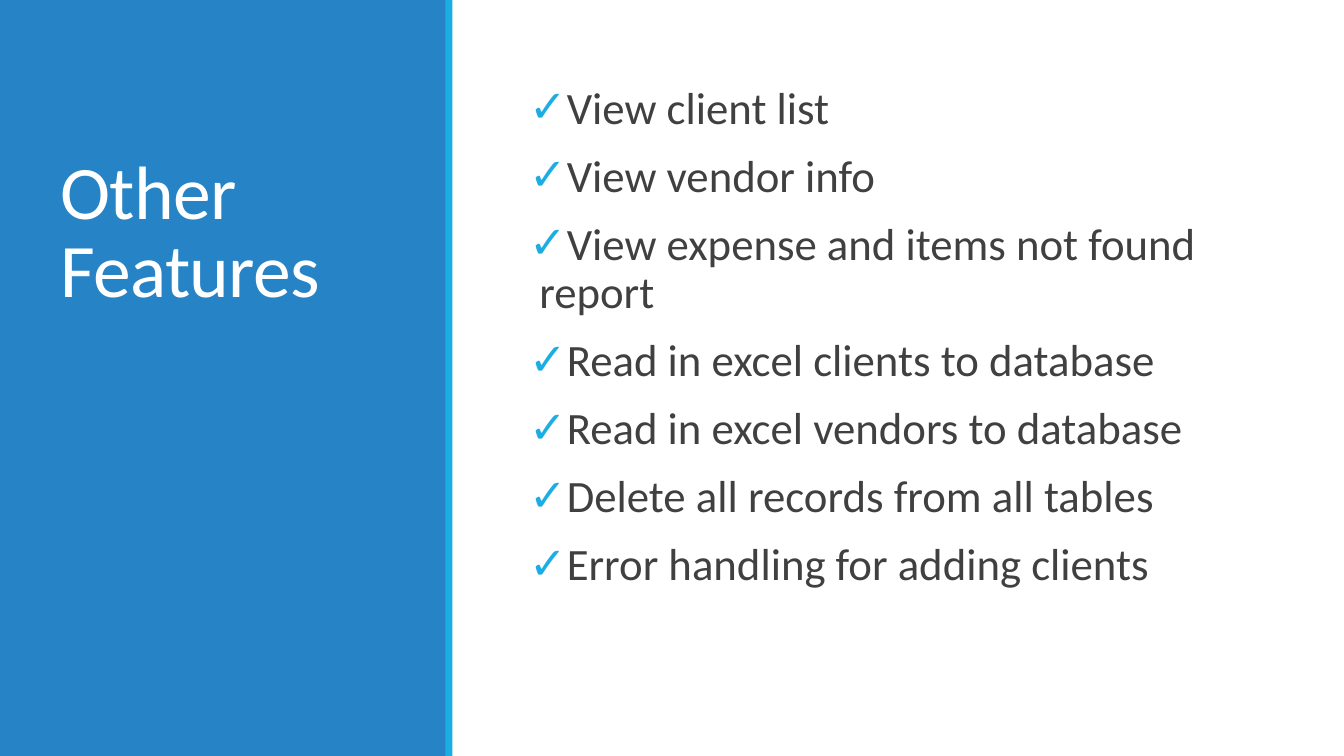
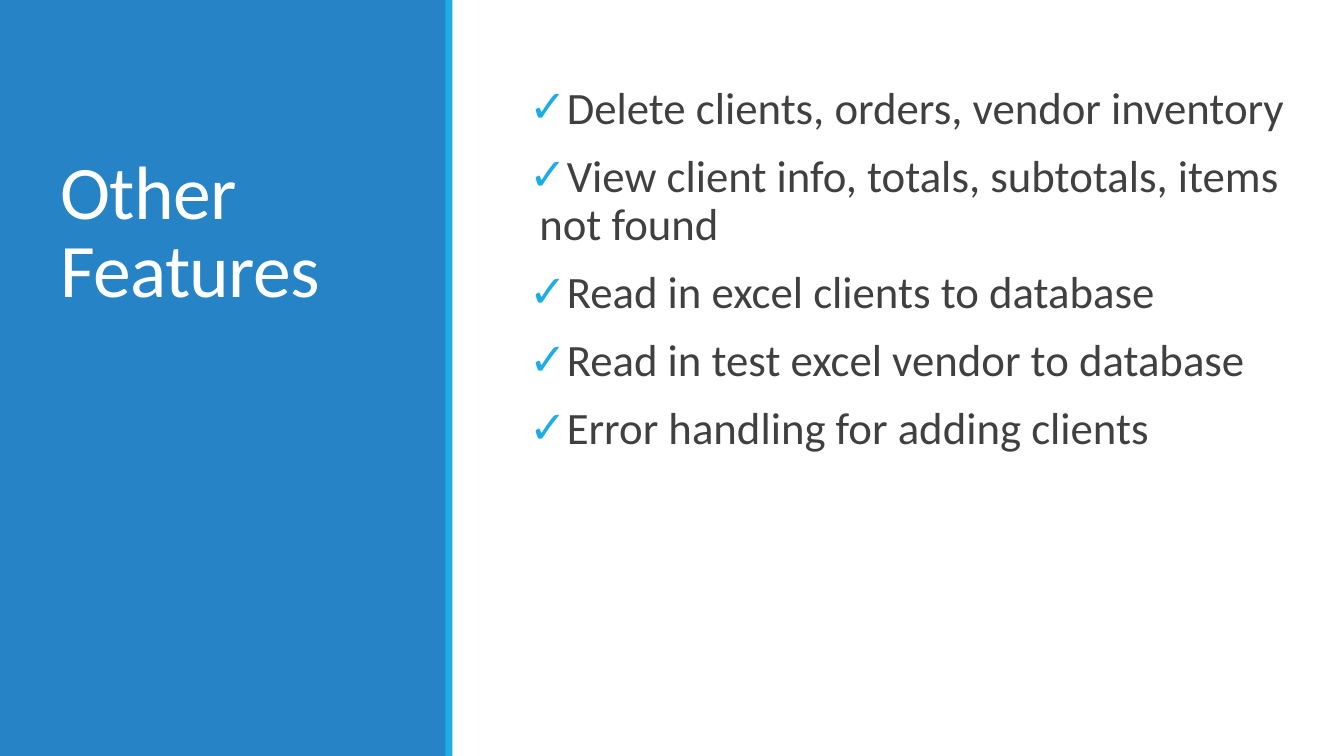
Before and after one commit to 210927-Reston-UiPath/Yu_T-P1-3NF, a slide deck: slide 10 of P1 presentation.pptx. Drawn at 1344x756 pixels with LibreOffice and Linux fonts; fonts in the diff are those of the drawing. Boxes give left, top, right and bottom in pixels: in the first picture for what was removed or moved away, otherwise in the second. Text is boxed around its words. In the diff, an @@ line names an element or a change of style, - is before the commit and + after.

Commit message:
deleteclients/orders/vendor inventory and updated readme and ppt

```diff
--- a/P1 presentation.pptx
+++ b/P1 presentation.pptx
@@ text at [539, 93, 1284, 241]: text changed @@
-✓ View client list
-✓ View vendor info
-✓ View expense and items not found report
+✓ Delete clients, orders, vendor inventory
+✓ View client info, totals, subtotals, items not found
@@ text at [567, 345, 1244, 377]: text changed @@
-✓ Read in excel vendors to database
-✓ Delete all records from all tables
+✓ Read in test excel vendor to database
```
Also in this commit, not shown: 5 other files.
